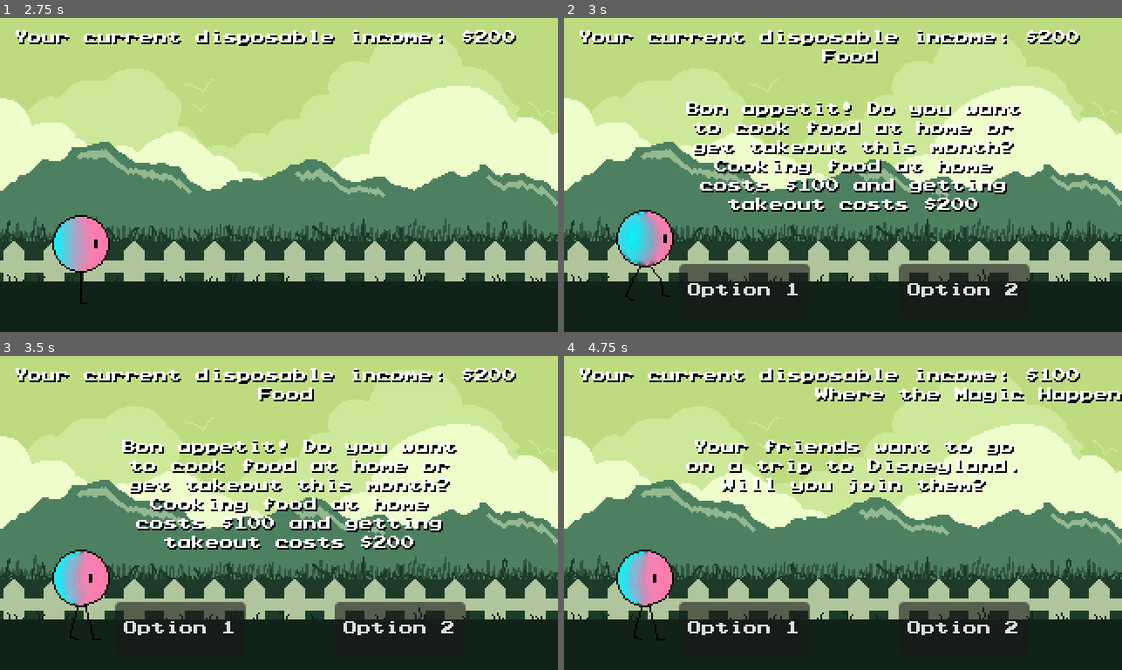
Above: before the commit, frames 1-4 (two rows, left to right).
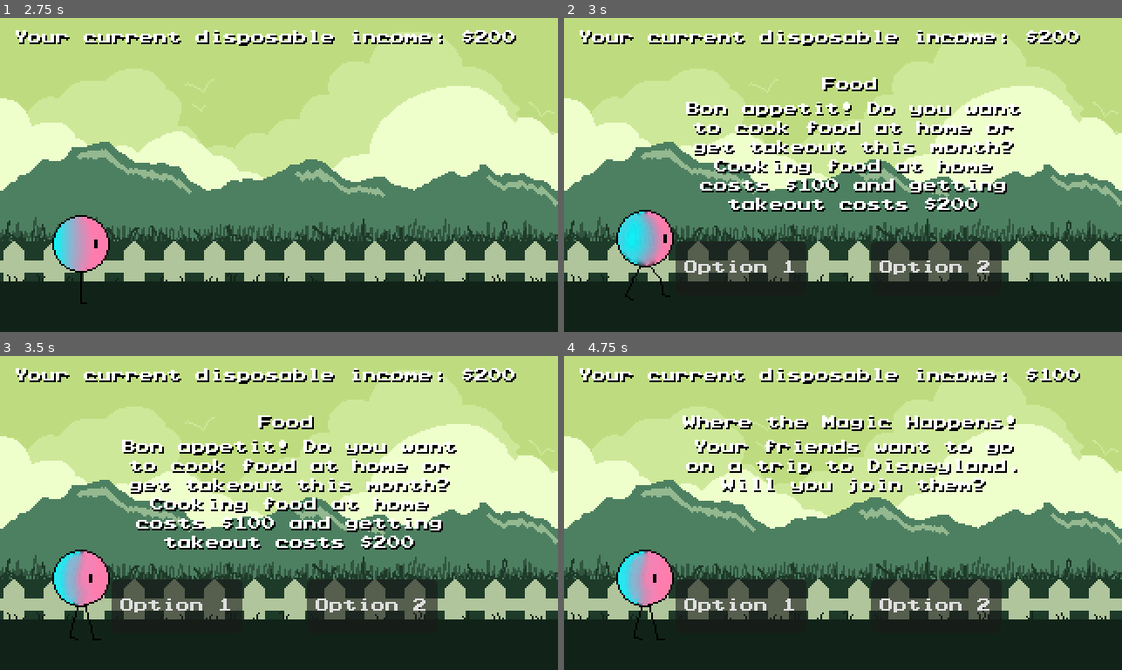
Above: after the commit, the same moments.

Repository: axu-1/Technica-2023-Godot-Project
Game: Godot game, scene res://main.tscn
The game is run twice, just before and just after one commit, with the same random seed, the same clock (stepped at 60 frames per second) and the same inputs.
Inputs:
- Up to frame 1 (2.75 s): click "Start" at 0.5 s; click "Check" at 1.25 s
- Up to frame 2 (3 s): no input
- Up to frame 3 (3.5 s): no input
- Up to frame 4 (4.75 s): click "Option 1" at 3.5 s

Frame 1 is identical in both runs. In frame 2, 3.6% of the frame differs, in the area x 20-84%, y 10-89%; in frame 3, 3.6%; in frame 4, 5.9%, in the area x 20-100%, y 10-89%.

Commit message:
Update event_option.tscn

Diff:
--- a/Events/event_option.tscn
+++ b/Events/event_option.tscn
@@ -7,7 +7,7 @@
 [ext_resource type="Resource" uid="uid://dgi1k6nvf7kyn" path="res://Events/transit.tres" id="5_psuvg"]
 [ext_resource type="Resource" uid="uid://dgrajum4hr5b1" path="res://Events/utilities.tres" id="6_qoki8"]
 
-[node name="event_option" type="Node2D"]
+[node name="event_option" type="CanvasLayer"]
 script = ExtResource("1_561w0")
 food = ExtResource("2_4d13u")
 leisure = ExtResource("3_3atp2")
@@ -16,33 +16,45 @@
 utilities = ExtResource("6_qoki8")
 
 [node name="Title" type="Label" parent="."]
-offset_left = 144.0
-offset_top = 16.0
-offset_right = 184.0
-offset_bottom = 28.0
+anchors_preset = 5
+anchor_left = 0.5
+anchor_right = 0.5
+offset_left = -16.0
+offset_top = 32.0
+offset_right = 24.0
+offset_bottom = 44.0
+grow_horizontal = 2
 horizontal_alignment = 1
 vertical_alignment = 1
 
 [node name="Description" type="Label" parent="."]
-offset_left = 64.0
+anchors_preset = 5
+anchor_left = 0.5
+anchor_right = 0.5
+offset_left = -96.0
 offset_top = 48.0
-offset_right = 269.0
+offset_right = 109.0
 offset_bottom = 96.0
+grow_horizontal = 2
 horizontal_alignment = 1
 autowrap_mode = 3
 
 [node name="Option1" type="Button" parent="."]
-offset_left = 66.0
-offset_top = 141.0
-offset_right = 141.0
-offset_bottom = 172.0
+offset_left = 64.0
+offset_top = 128.0
+offset_right = 139.0
+offset_bottom = 159.0
 text = "Option 1"
 
 [node name="Option2" type="Button" parent="."]
-offset_left = 192.0
-offset_top = 141.0
-offset_right = 267.0
-offset_bottom = 172.0
+anchors_preset = 1
+anchor_left = 1.0
+anchor_right = 1.0
+offset_left = -144.0
+offset_top = 128.0
+offset_right = -69.0
+offset_bottom = 159.0
+grow_horizontal = 0
 text = "Option 2"
 
 [connection signal="pressed" from="Option1" to="." method="_on_option_1_pressed"]
